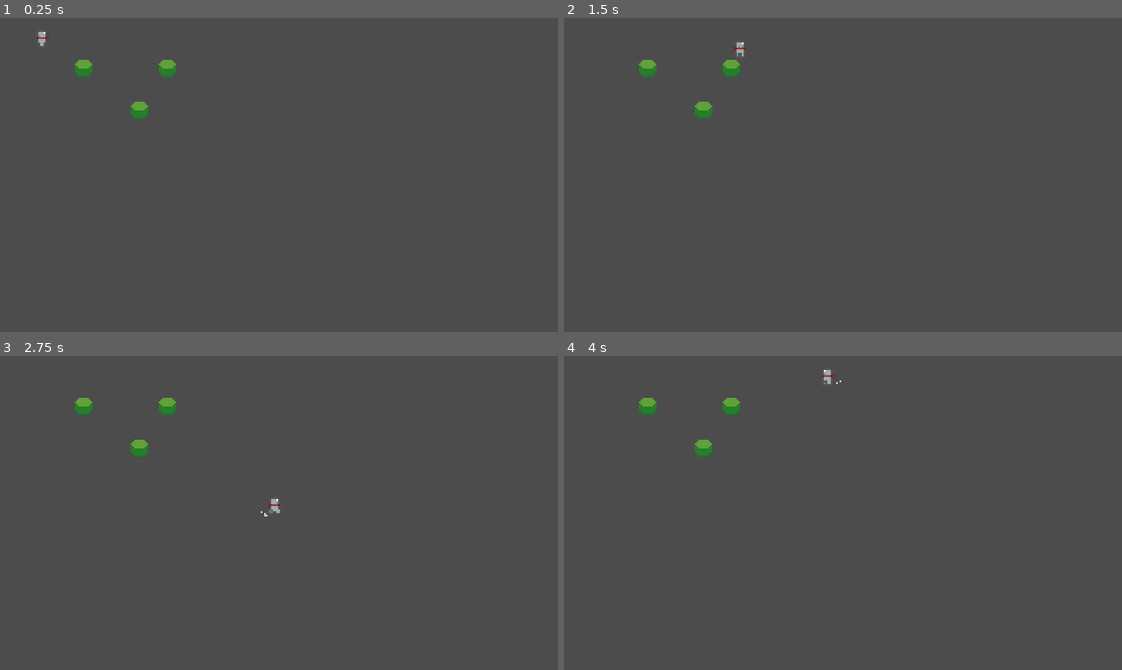
Above: before the commit, frames 1-4 (two rows, left to right).
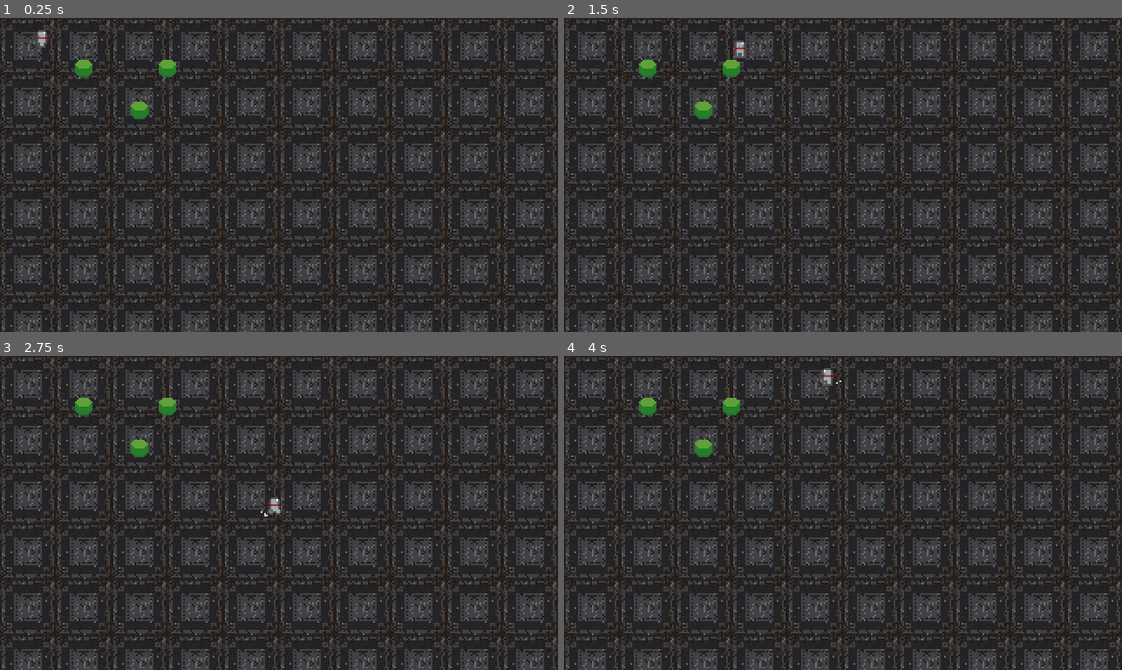
Above: after the commit, the same moments.

Repository: jxprovost/Final_Project-Team_5
Game: Godot game, scene res://World/World.tscn
Same seed, same stepped clock (60 frames per second), same inputs: the game is played once before the commit and once after it.
Inputs:
- Up to frame 1 (0.25 s): no input
- Up to frame 2 (1.5 s): tap Enter at 0.5 s; hold Right (ui_right) 0.53-1.28 s; hold Down (ui_down) from 1.28 s (still down)
- Up to frame 3 (2.75 s): release Down (ui_down) at 2.03 s; hold Right (ui_right) from 2.03 s (still down)
- Up to frame 4 (4 s): release Right (ui_right) at 2.78 s; hold Up (ui_up) 2.78-3.53 s; hold Left (ui_left) from 3.53 s (still down)

The runs differ from the first frame. In frame 1, 66% of the frame differs, in the area x 0-100%, y 0-100%; in frame 2, 66%; in frame 3, 66%; in frame 4, 66%.

Commit message:
Add background

Diff:
--- a/Project/World/World.tscn
+++ b/Project/World/World.tscn
@@ -1,18 +1,27 @@
-[gd_scene load_steps=3 format=2]
+[gd_scene load_steps=4 format=2]
 
 [ext_resource path="res://Player/Player.tscn" type="PackedScene" id=1]
 [ext_resource path="res://World/Scenery/Bush.tscn" type="PackedScene" id=2]
+[ext_resource path="res://World/Scenery/floor_tile.png" type="Texture" id=3]
 
-[node name="World" type="YSort"]
+[node name="World" type="Node2D"]
 
-[node name="KinematicBody2D" parent="." instance=ExtResource( 1 )]
+[node name="Background" type="Sprite" parent="."]
+position = Vector2( 160, 90 )
+texture = ExtResource( 3 )
+region_enabled = true
+region_rect = Rect2( 0, 0, 320, 180 )
+
+[node name="YSort" type="YSort" parent="."]
+
+[node name="KinematicBody2D" parent="YSort" instance=ExtResource( 1 )]
 position = Vector2( 24, 16 )
 
-[node name="Bush" parent="." instance=ExtResource( 2 )]
+[node name="Bush" parent="YSort" instance=ExtResource( 2 )]
 position = Vector2( 48, 32 )
 
-[node name="Bush2" parent="." instance=ExtResource( 2 )]
+[node name="Bush2" parent="YSort" instance=ExtResource( 2 )]
 position = Vector2( 96, 32 )
 
-[node name="Bush3" parent="." instance=ExtResource( 2 )]
+[node name="Bush3" parent="YSort" instance=ExtResource( 2 )]
 position = Vector2( 80, 56 )
Binary file added: Project/World/Scenery/floor_tile.png
Not shown, added: Project/World/Scenery/floor_tile.png.import
